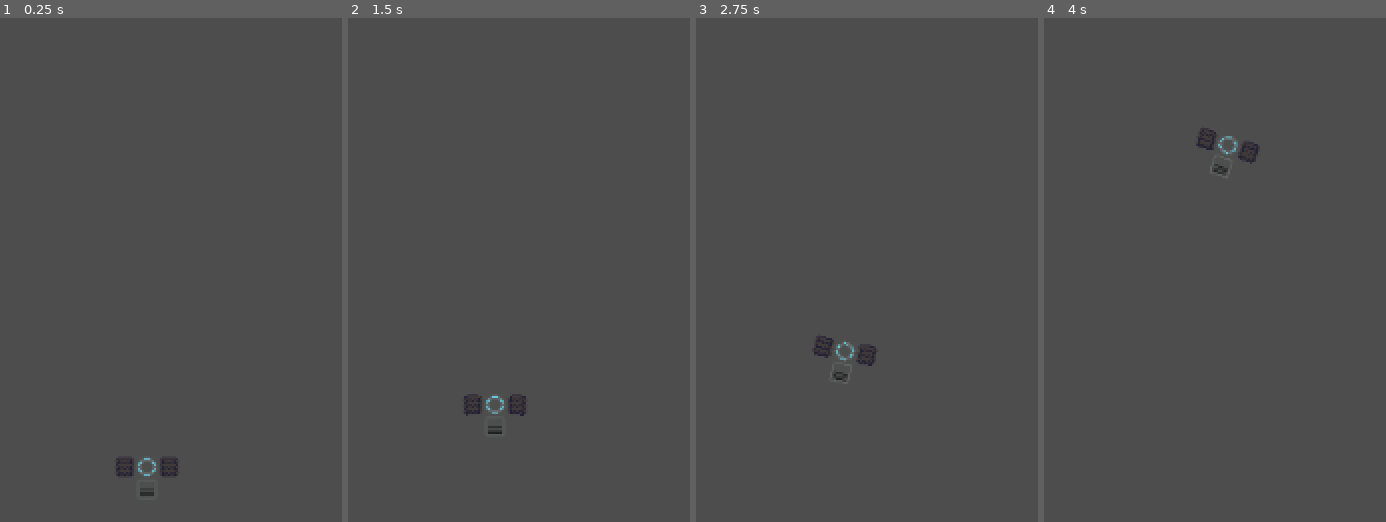
Above: before the commit, frames 1-4 (left to right).
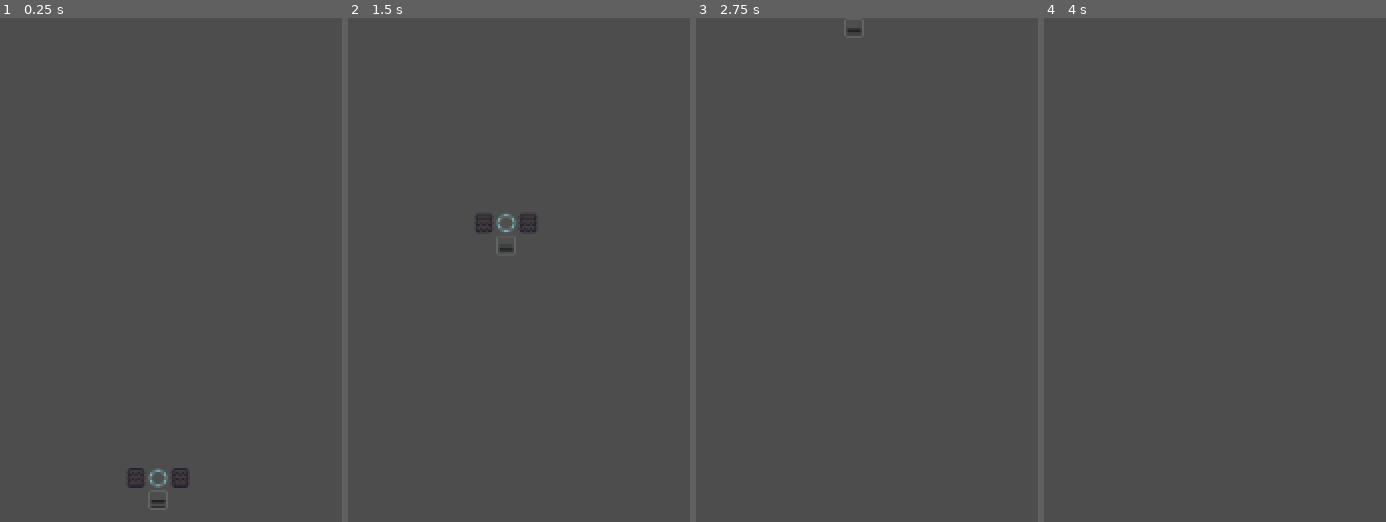
Above: after the commit, the same moments.

Repository: CaptEug/object703
Game: Godot game, scene res://testground.tscn
Two runs of this game, one before a commit and one after it. Both use one fixed random seed, a clock stepped at 60 frames per second and the inputs below.
Inputs:
- Up to frame 1 (0.25 s): no input
- Up to frame 2 (1.5 s): tap Enter at 0.5 s; hold W (FORWARD) 0.53-1.28 s; hold S (BACKWARD) from 1.28 s (still down)
- Up to frame 3 (2.75 s): release S (BACKWARD) at 2.03 s; hold W (FORWARD) from 2.03 s (still down)
- Up to frame 4 (4 s): tap Space at 3.5 s; release W (FORWARD) at 3.53 s; hold S (BACKWARD) from 3.53 s (still down)

The runs differ from the first frame. In frame 1, 0.6% of the frame differs, in the area x 33-55%, y 87-98%; in frame 2, 0.6%, in the area x 33-55%, y 38-83%; in frame 3, 0.4%; in frame 4, 0.3%.

Commit message:
SNAPtogrid and auto connect blocks

Diff:
--- a/blocks/block.gd
+++ b/blocks/block.gd
@@ -3,7 +3,7 @@
 
 # Called when the node enters the scene tree for the first time.
 func _ready():
-	mass = get_weight()*100
+	mass = get_weight()
 	pass # Replace with function body.
 
 
--- a/blocks/engine.gd
+++ b/blocks/engine.gd
@@ -2,7 +2,7 @@
 
 const HITPOINT:int = 100
 const WEIGHT:int = 2
-var power:int = 200
+var power:int = 20
 
 func get_weight() -> float:
 	return WEIGHT
--- a/blocks/track.gd
+++ b/blocks/track.gd
@@ -12,7 +12,6 @@
 func _ready():
 	set_state_force('idle', 0)
 	pass # Replace with function body.
-
 
 # Called every frame. 'delta' is the elapsed time since the previous frame.
 func _process(delta):
--- a/vehicles/object1.tscn
+++ b/vehicles/object1.tscn
@@ -8,31 +8,13 @@
 [node name="Object1" type="Node2D"]
 script = ExtResource("1_dklke")
 
-[node name="Bridge" parent="." instance=ExtResource("1_h02lt")]
+[node name="Bridge" parent="." groups=["blocks"] instance=ExtResource("1_h02lt")]
 
-[node name="Track_left" parent="." instance=ExtResource("2_dklke")]
+[node name="Track_left" parent="." groups=["blocks"] instance=ExtResource("2_dklke")]
 position = Vector2(-16, 0)
 
-[node name="Track_right" parent="." instance=ExtResource("2_dklke")]
+[node name="Track_right" parent="." groups=["blocks"] instance=ExtResource("2_dklke")]
 position = Vector2(16, 0)
 
-[node name="Engine" parent="." instance=ExtResource("4_21i8c")]
+[node name="Engine" parent="." groups=["blocks"] instance=ExtResource("4_21i8c")]
 position = Vector2(0, 16)
-
-[node name="PinJoint2D" type="PinJoint2D" parent="."]
-position = Vector2(-8, 0)
-node_a = NodePath("../Bridge")
-node_b = NodePath("../Track_left")
-disable_collision = false
-
-[node name="PinJoint2D2" type="PinJoint2D" parent="."]
-position = Vector2(8, 0)
-node_a = NodePath("../Bridge")
-node_b = NodePath("../Track_right")
-disable_collision = false
-
-[node name="PinJoint2D3" type="PinJoint2D" parent="."]
-position = Vector2(0, 8)
-node_a = NodePath("../Bridge")
-node_b = NodePath("../Engine")
-disable_collision = false
--- a/vehicles/object_1.gd
+++ b/vehicles/object_1.gd
@@ -3,6 +3,7 @@
 
 # Called when the node enters the scene tree for the first time.
 func _ready():
+	super._ready()
 	total_power = self.get_total_engine_power()
 
 # Called every frame. 'delta' is the elapsed time since the previous frame.
--- a/vehicles/vehicle.gd
+++ b/vehicles/vehicle.gd
@@ -4,8 +4,11 @@
 var move_state:String
 var total_power:float
 var total_weight:int
+var bluepirnt_grid:Dictionary
+
 # Called when the node enters the scene tree for the first time.
 func _ready():
+	connect_blocks()
 	pass # Replace with function body.
 
 
@@ -14,6 +17,12 @@
 
 	update_tracks_state(delta)
 	pass
+
+func connect_blocks():
+	for block in get_tree().get_nodes_in_group('blocks'):
+		var snapped_pos = snap_block_to_grid(block, 16, true)
+		bluepirnt_grid[snapped_pos] = block
+		connect_adjacent_blocks(snapped_pos, block)
 
 func get_total_engine_power() -> float:
 	var total_power := 0.0
@@ -29,3 +38,32 @@
 		move_state = 'backward'
 	else:
 		move_state = 'idle'
+
+func snap_block_to_grid(block: Block, grid_size: int = 16, align_to_center: bool = true) -> Vector2i:
+	var world_pos = block.global_position
+	var snapped_pos = Vector2(
+		floor(world_pos.x / grid_size),
+		floor(world_pos.y / grid_size)
+	)
+	if align_to_center:
+		block.global_position = snapped_pos * grid_size + Vector2(grid_size / 2, grid_size / 2)
+	else:
+		block.global_position = snapped_pos * grid_size
+	return snapped_pos  # useful for tracking in a grid dictionary
+
+func connect_adjacent_blocks(pos: Vector2i, block: Block):
+	var directions = [Vector2i.LEFT, Vector2i.RIGHT, Vector2i.UP, Vector2i.DOWN]
+	for dir in directions:
+		var neighbor_pos = pos + dir
+		if bluepirnt_grid.has(neighbor_pos):
+			var neighbor = bluepirnt_grid[neighbor_pos]
+			connect_with_joint(block, neighbor)
+
+func connect_with_joint(a: Block, b: Block):
+	var joint = PinJoint2D.new()
+	joint.node_a = a.get_path()
+	joint.node_b = b.get_path()
+	# Place joint in the middle of the two blocks
+	joint.position = (a.global_position + b.global_position) / 2.0
+	joint.disable_collision = false
+	add_child(joint)
